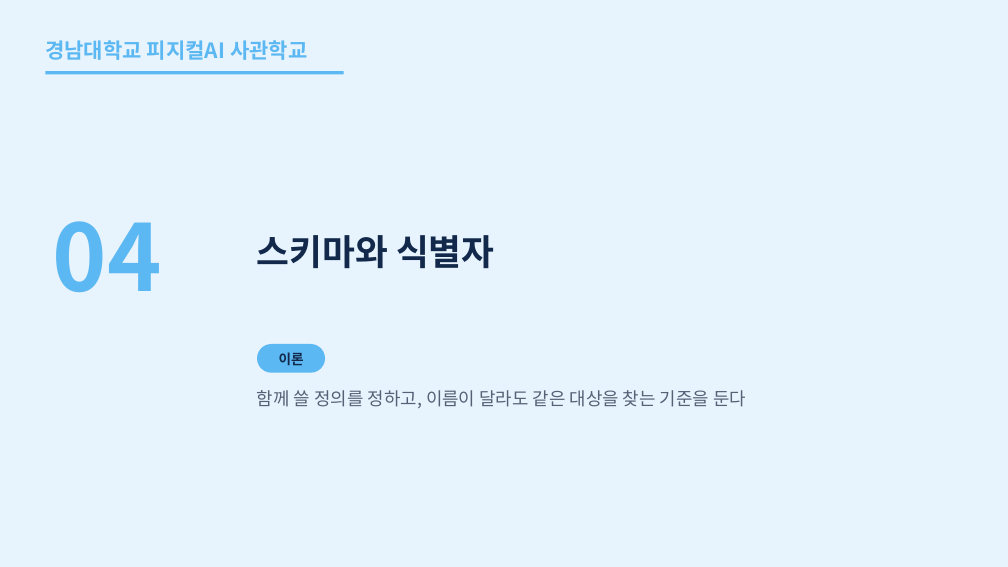
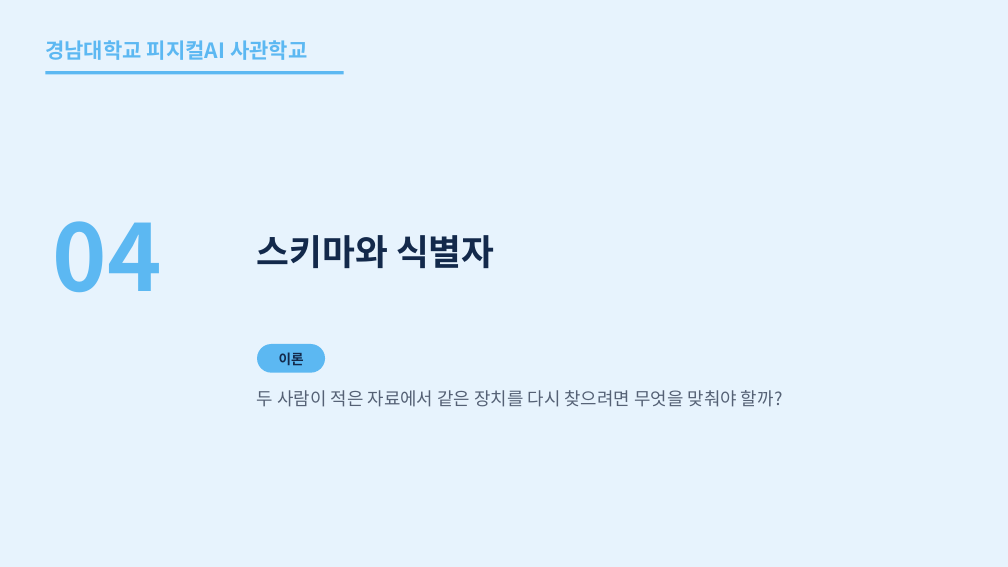
Before and after one commit to uengine-oss/hyd-iot-edu, a slide deck: slide 23 of workspace/강의제작/산출물/통합반/이론/02회차/통합반_02일차.pptx. Drawn at 1008x567 pixels with LibreOffice and Linux fonts; fonts in the diff are those of the drawing. Boxes give left, top, right and bottom in pixels: in the first picture for what was removed or moved away, otherwise in the second. Text is boxed around its words. In the diff, an @@ line names an element or a change of style, - is before the commit and + after.

```diff
--- a/workspace/강의제작/산출물/통합반/이론/02회차/통합반_02일차.pptx
+++ b/workspace/강의제작/산출물/통합반/이론/02회차/통합반_02일차.pptx
@@ text at [257,390,783,407]: text changed @@
-함께 쓸 정의를 정하고, 이름이 달라도 같은 대상을 찾는 기준을 둔다
+두 사람이 적은 자료에서 같은 장치를 다시 찾으려면 무엇을 맞춰야 할까?
```
Also in this commit, not shown: 5 other slides changed, 5 other files.
